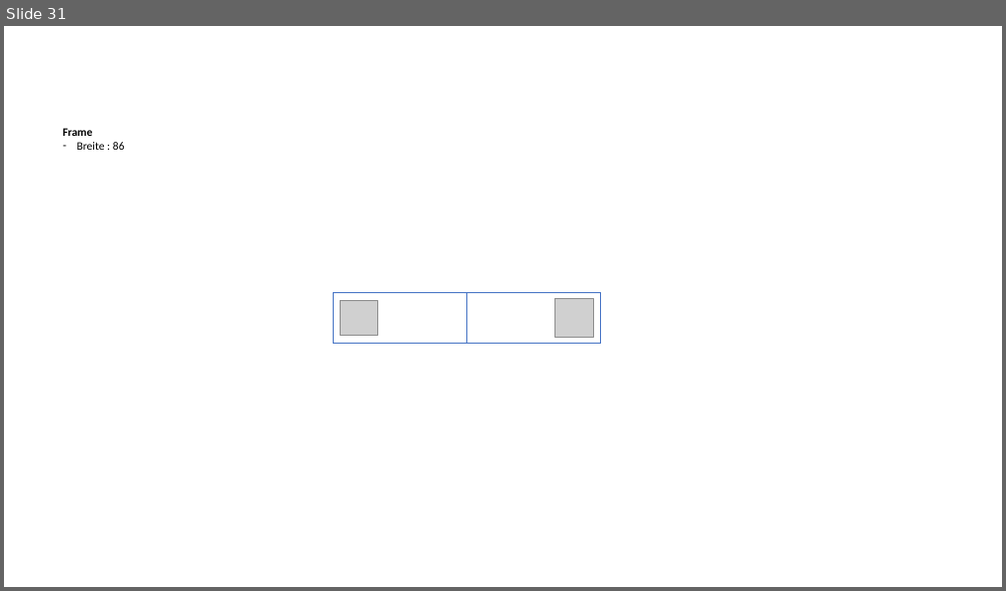
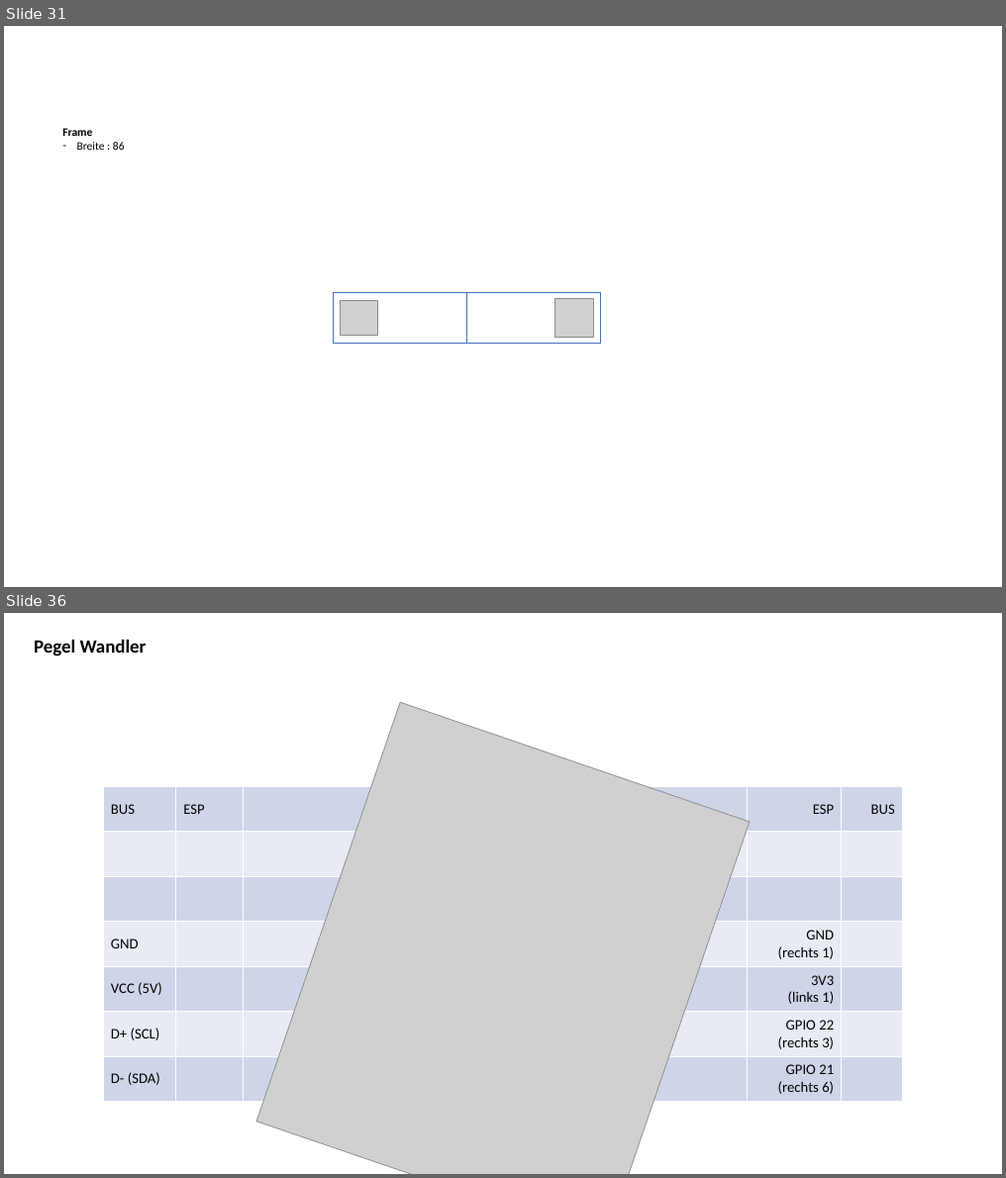
Before and after one commit to jeskes/activityboard, a slide deck: Activityboard.pptx. Shown one above the other, each under a label of ours: slide 31 before the commit, slides 31 and 36 after it; the slides between them are not shown. The pictures are 1006x591 and 1006x1178 pixels, drawn with LibreOffice and Linux fonts; fonts in the diff are those of the drawing; grey boxes stand for pictures. Boxes give left, top, right and bottom in pixels: in the first picture for what was removed or moved away, otherwise in the second. Text is boxed around its words. In the diff, an @@ line names an element or a change of style, - is before the commit and + after.

```diff
--- a/Activityboard.pptx
+++ b/Activityboard.pptx
@@ slide 36 added at box(4, 613, 1002, 1174), background #FFFFFF @@
@@ title added at box(34, 639, 147, 657), 18 pt, text #000000, bold @@
+Pegel Wandler
@@ picture added at box(257, 702, 749, 1174) @@
@@ table added at box(104, 786, 903, 1102), 7 rows, 5 columns @@
+BUS | ESP |  | ESP | BUS
+ |  |  |  | 
+ |  |  |  | 
+GND |  |  | GND (rechts 1) | 
+VCC (5V) |  |  | 3V3 (links 1) | 
+D+ (SCL) |  |  | GPIO 22 (rechts 3) | 
+D- (SDA) |  |  | GPIO 21 (rechts 6) | 
```
Also in this commit, not shown: 2 slides changed, 8 other slides added, 1 slide removed, 45 other files.
